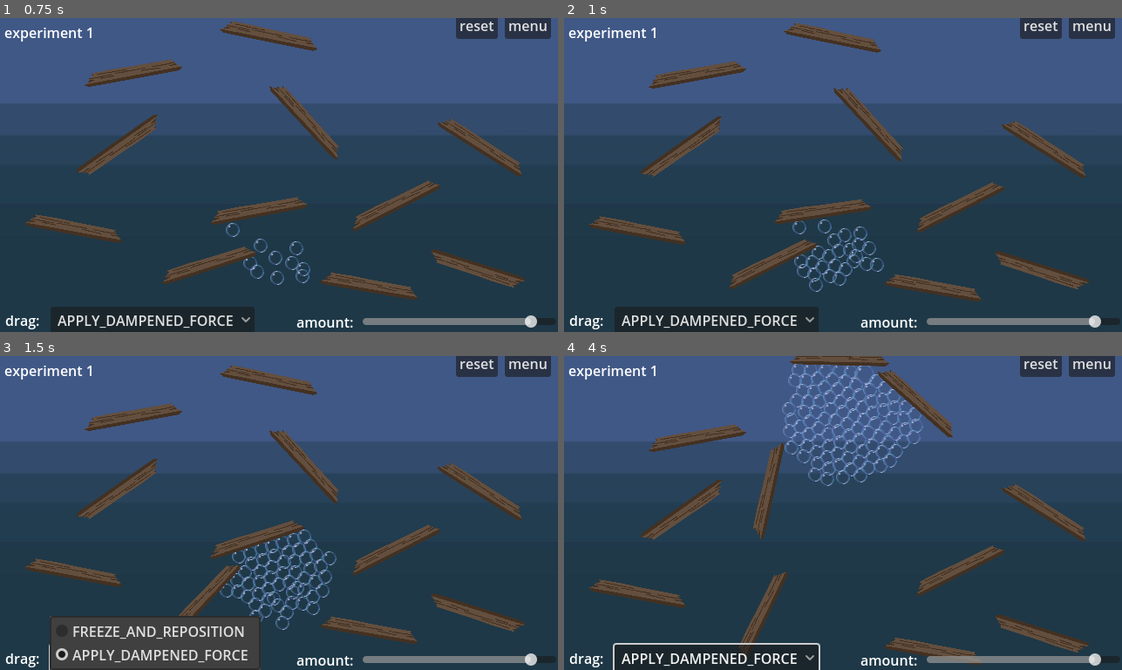
Above: before the commit, frames 1-4 (two rows, left to right).
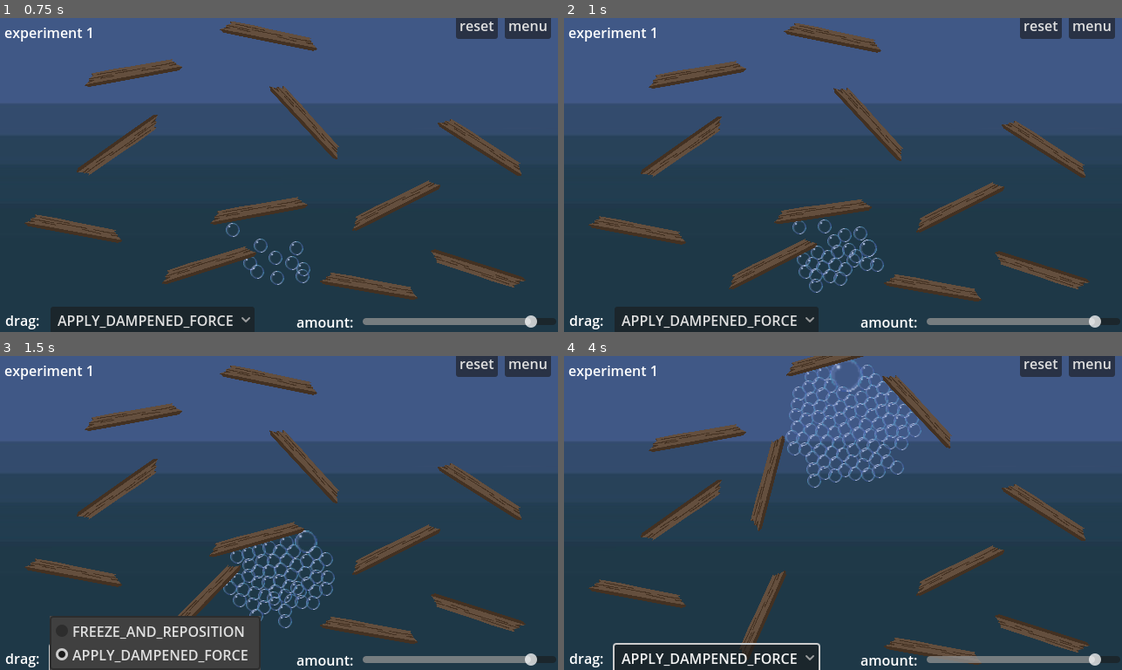
Above: after the commit, the same moments.

Repository: outrightmental/ggj25-bubble-up
Game: Godot game, scene res://scenes/main.tscn
The game is run twice, just before and just after one commit, with the same random seed, the same clock (stepped at 60 frames per second) and the same inputs.
Inputs (mouse positions are in pixels of both pictures, inside the frame that each line leads up to):
- Up to frame 1 (0.75 s): click "1 - planks block bubbles floa…" at 0.5 s
- Up to frame 2 (1 s): no input
- Up to frame 3 (1.5 s): click "APPLY_DAMPENED_FORCE" at 1.25 s
- Up to frame 4 (4 s): click "APPLY_DAMPENED_FORCE" at 2 s; click "APPLY_DAMPENED_FORCE" at 2.75 s; move the mouse to (965, 497) at 3.52 s; click (965, 497) at 3.67 s

Frame 1 is identical in both runs. In frame 2, 0.5% of the frame differs, in the area x 29-57%, y 68-88%; in frame 3, 2.5%; in frame 4, 5.1%, in the area x 31-70%, y 0-97%.

Commit message:
Fix cross-platform bubble behavior consistency
Don't use any measurement that will warp with processor power.

Relates to #17

Diff:
--- a/models/bubble/bubble.gd
+++ b/models/bubble/bubble.gd
@@ -1,8 +1,8 @@
 extends "res://models/collidable/collidable.gd"
 
 # Constants
-var _collision_merge_accel_threshold: int = 1000
-var _collision_split_accel_threshold: int = 2000
+var _collision_merge_accel_threshold: int = 3
+var _collision_split_accel_threshold: int = 4
 var _split_mass_vanish_threshold: float = 0.5
 # var _max_scale_factor: int				= 10
 
@@ -31,19 +31,6 @@
 # Reference to the vanish particle emitter node
 @onready var vanish_particle_emitter: CPUParticles2D = $CPUParticles2D
 
-# Get the acceleration between the last processed frame and now
-# Acceleration = Change in velocity / time between samples
-# Last delta is just an approximation of the current frame rate
-# Because it was from the last processed frame, but it will work for our purposes.
-func acceleration() -> Vector2:
-	return (linear_velocity - last_velocity) / last_delta;
-
-
-# Function to get the age of the bubble in milliseconds
-func age() -> float:
-	return Time.get_ticks_msec() - created_at
-
-
 # Called when the bubble is instantiated
 func _init():
 	super._init()
@@ -56,12 +43,6 @@
 	super._ready()
 	connect("body_entered", Callable(self, "_on_body_entered"))
 	update_mass(mass)
-
-
-# Called every frame
-func _process(delta):
-	last_velocity = linear_velocity
-	last_delta = delta
 
 
 # Called when another body enters the collision area
--- a/models/collidable/collidable.gd
+++ b/models/collidable/collidable.gd
@@ -11,7 +11,6 @@
 
 # Velocity last seen and delta when it was sampled
 var last_velocity: Vector2 = Vector2.ZERO
-var last_delta: float = 0.0
 
 # Time created
 var created_at: float = 0.0
@@ -21,7 +20,7 @@
 # Last delta is just an approximation of the current frame rate
 # Because it was from the last processed frame, but it will work for our purposes.
 func acceleration() -> Vector2:
-	return (linear_velocity - last_velocity) / last_delta;
+	return (linear_velocity - last_velocity);
 
 
 # Function to get the age of the bubble in milliseconds
@@ -44,6 +43,5 @@
 
 
 # Called every frame
-func _process(delta):
+func _process(_delta):
 	last_velocity = linear_velocity
-	last_delta = delta
Not shown, added: assets/board_pixel.png.import
Not shown, added: assets/draft/style guide.png.import
Not shown, added: assets/moorish_idol.png.import
